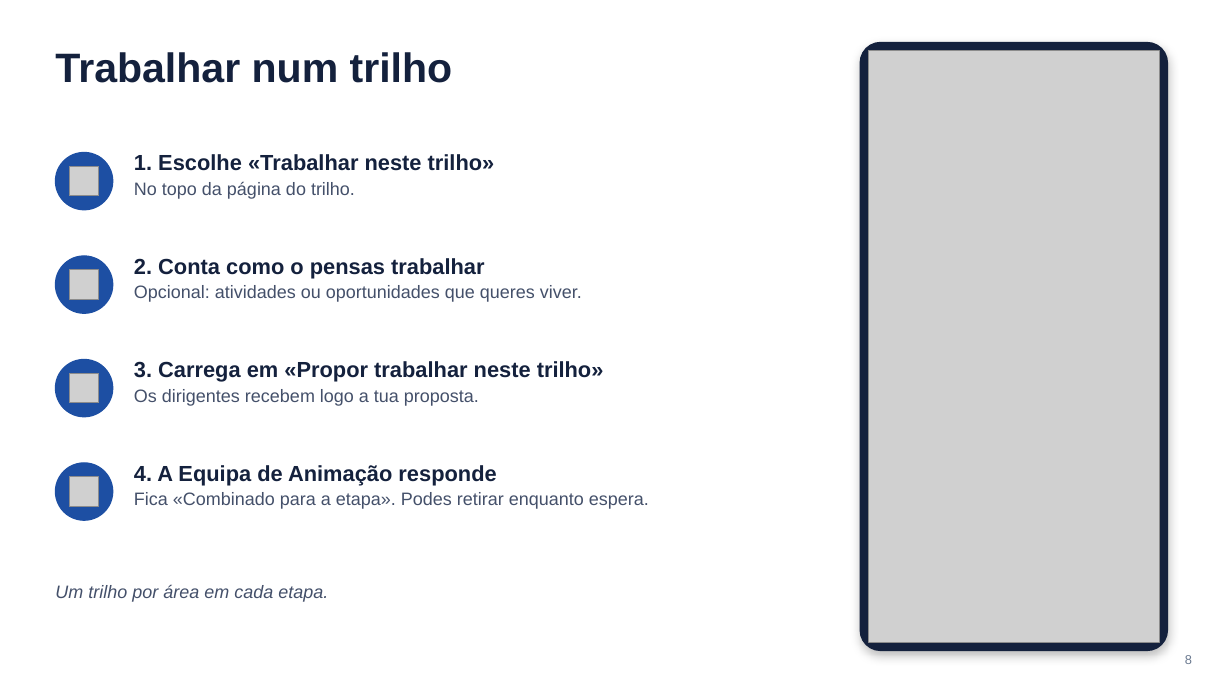
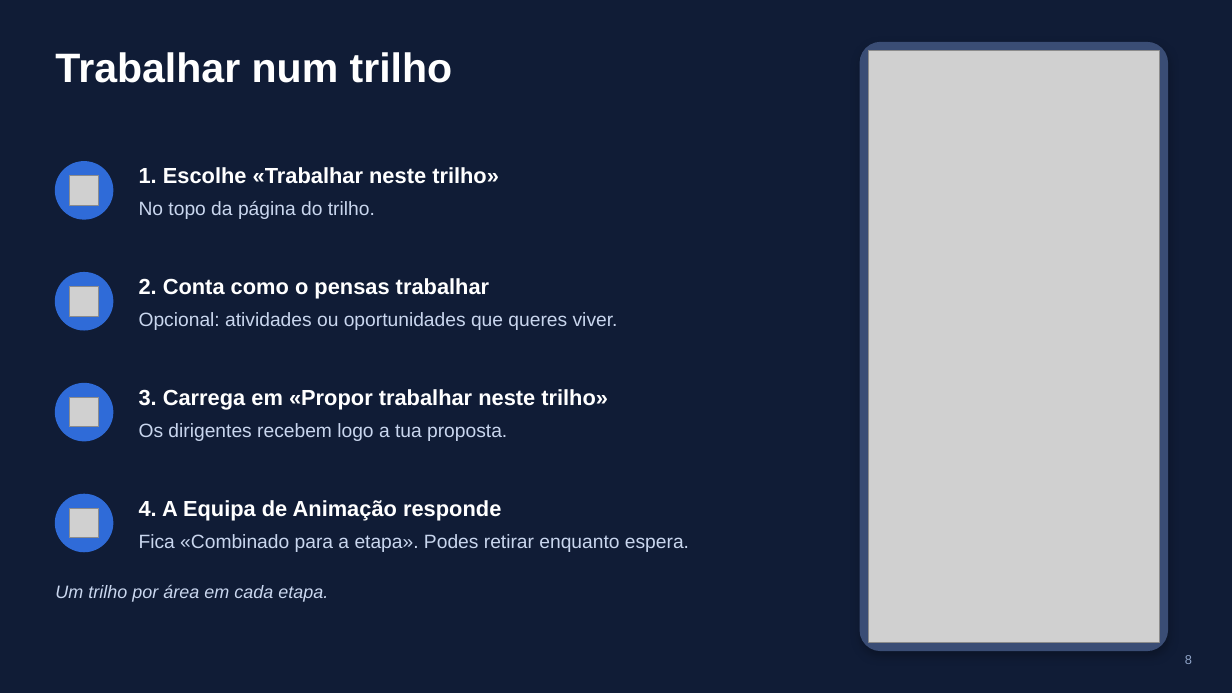
Before and after one commit to jacorreia200218-star/Sistema-Progresso, a slide deck: slide 8 of docs/apresentacao/Pioneiros-app-apresentacao.pptx. Drawn at 1232x693 pixels with LibreOffice and Linux fonts; fonts in the diff are those of the drawing; grey boxes stand for pictures. Boxes give left, top, right and bottom in pixels: in the first picture for what was removed or moved away, otherwise in the second. Text is boxed around its words. In the diff, an @@ line names an element or a change of style, - is before the commit and + after.

```diff
--- a/docs/apresentacao/Pioneiros-app-apresentacao.pptx
+++ b/docs/apresentacao/Pioneiros-app-apresentacao.pptx
@@ background #FFFFFF to #101C36 @@
@@ title "Trabalhar num trilho" at box(55, 52, 453, 83): text colour #14213D to #FFFFFF @@
@@ rounded rectangle at box(860, 43, 1167, 651): fill #14213D to #3A4D75; outline #14213D 1 pt to #3A4D75 1 pt @@
@@ ellipse: place and size @@
-ellipse at box(55, 152, 113, 210)
+ellipse at box(55, 162, 113, 219)
@@ picture: place and size @@
-picture at box(69, 166, 99, 196)
+picture at box(69, 176, 99, 205)
@@ text "1. Escolhe «Trabalhar neste trilho»": place and size @@
-text "1. Escolhe «Trabalhar neste trilho»" at box(134, 154, 495, 199)
+text "1. Escolhe «Trabalhar neste trilho»" at box(139, 167, 499, 219)
@@ text "1. Escolhe «Trabalhar neste trilho»" at box(139, 167, 499, 219): text colour #14213D to #FFFFFF in "1. Escolhe «Trabalhar neste trilho»"; size 14 to 15 pt, text colour #44506A to #C9D6EE in "No topo da página do trilho."; line spacing 1 to 1.15; more space between paragraphs; less space between paragraphs @@
@@ text "2. Conta como o pensas ...": place and size @@
-text "2. Conta como o pensas ..." at box(134, 258, 582, 302)
+text "2. Conta como o pensas ..." at box(139, 278, 618, 330)
@@ text "2. Conta como o pensas ..." at box(139, 278, 618, 330): text colour #14213D to #FFFFFF in "2. Conta como o pensas trabalhar"; size 14 to 15 pt, text colour #44506A to #C9D6EE in "Opcional: atividades ou oportunidades que queres viver."; line spacing 1 to 1.15; more space between paragraphs; less space between paragraphs @@
@@ ellipse: place and size @@
-ellipse at box(55, 256, 113, 313)
+ellipse at box(55, 273, 113, 330)
@@ picture: place and size @@
-picture at box(69, 270, 99, 299)
+picture at box(69, 287, 99, 316)
@@ ellipse: place and size @@
-ellipse at box(55, 360, 113, 417)
+ellipse at box(55, 384, 113, 441)
@@ text "3. Carrega em «Propor trabalhar ...": place and size @@
-text "3. Carrega em «Propor trabalhar ..." at box(134, 361, 604, 406)
+text "3. Carrega em «Propor trabalhar ..." at box(139, 389, 608, 441)
@@ text "3. Carrega em «Propor trabalhar ..." at box(139, 389, 608, 441): text colour #14213D to #FFFFFF in "3. Carrega em «Propor trabalhar neste trilho»"; size 14 to 15 pt, text colour #44506A to #C9D6EE in "Os dirigentes recebem logo a tua proposta."; line spacing 1 to 1.15; more space between paragraphs; less space between paragraphs @@
@@ picture: place and size @@
-picture at box(69, 373, 99, 403)
+picture at box(69, 397, 99, 427)
@@ ellipse: place and size @@
-ellipse at box(55, 463, 113, 520)
+ellipse at box(55, 494, 113, 552)
@@ fill #1D4FA3 to #2F6BD8; outline #1D4FA3 1 pt to #2F6BD8 1 pt in 4 elements at box(55, 162, 113, 219), box(55, 273, 113, 330), box(55, 384, 113, 441), box(55, 494, 113, 552) @@
@@ picture: place and size @@
-picture at box(69, 477, 99, 506)
+picture at box(69, 508, 99, 538)
@@ text "4. A Equipa de Animação ...": place and size @@
-text "4. A Equipa de Animação ..." at box(134, 465, 649, 509)
+text "4. A Equipa de Animação ..." at box(139, 500, 689, 552)
@@ text "4. A Equipa de Animação ..." at box(139, 500, 689, 552): text colour #14213D to #FFFFFF in "4. A Equipa de Animação responde"; size 14 to 15 pt, text colour #44506A to #C9D6EE in "Fica «Combinado para a etapa». Podes retirar ..."; line spacing 1 to 1.15; more space between paragraphs; less space between paragraphs @@
@@ text "Um trilho por área em ..." at box(55, 584, 328, 602): text colour #44506A to #C9D6EE @@
@@ page number at box(1185, 655, 1192, 664): text colour #6B7A90 to #8FA3C7 @@
```
Also in this commit, not shown: 16 other slides changed.
